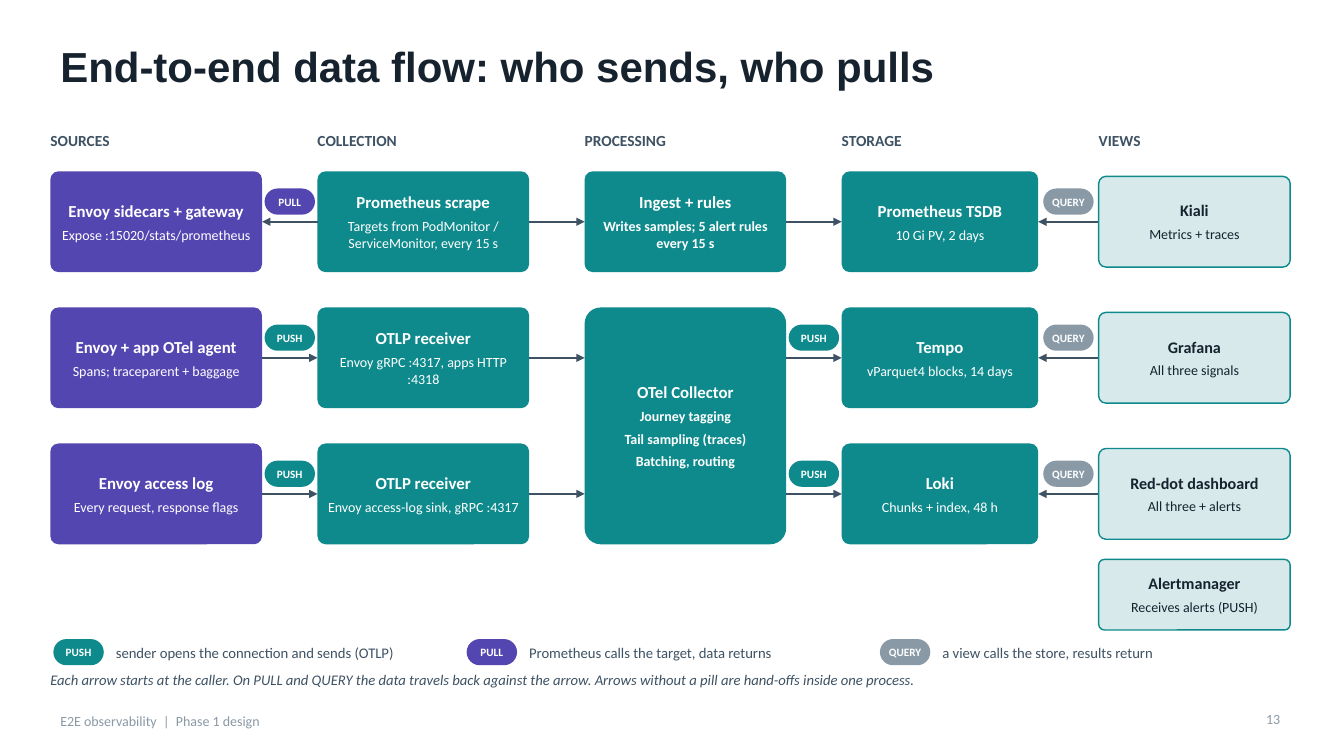
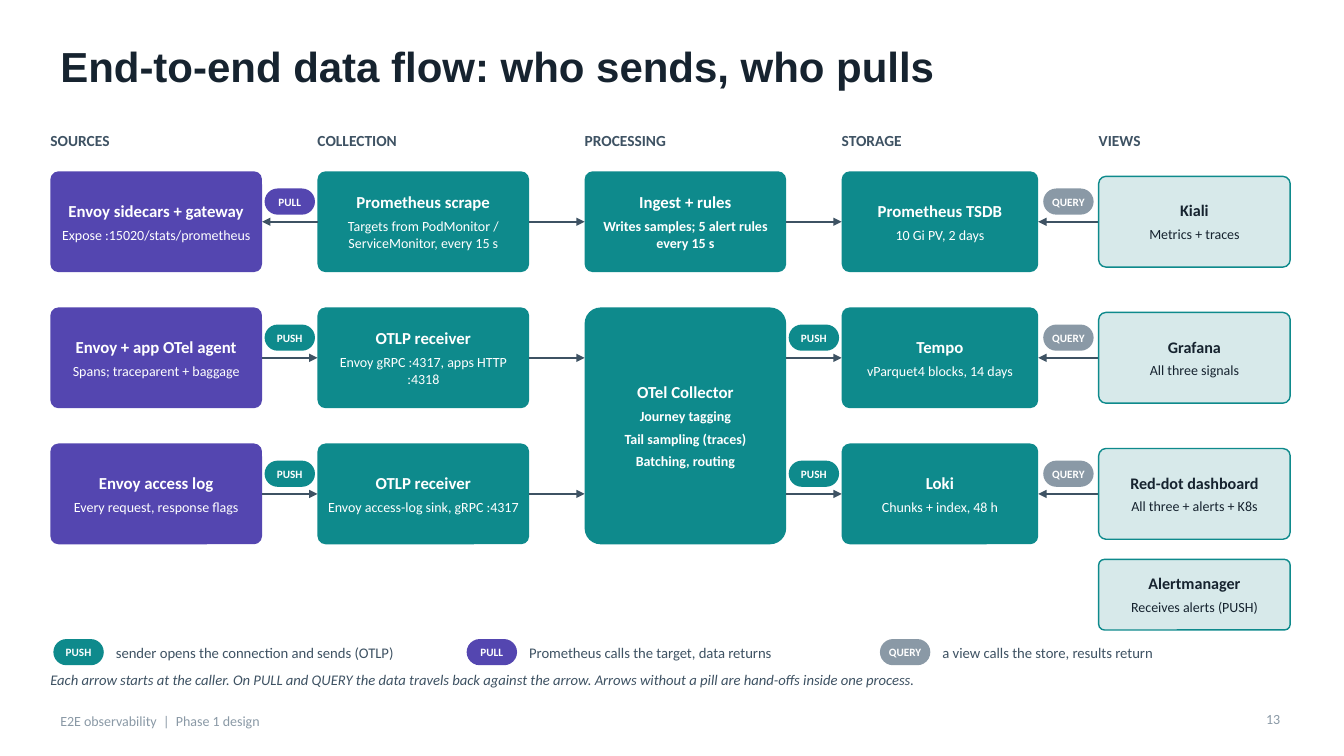
Before and after one commit to canpolatoral/monitoring-poc, a slide deck: slide 13 of docs/e2e_observability_design.pptx. Drawn at 1344x756 pixels with LibreOffice and Linux fonts; fonts in the diff are those of the drawing. Boxes give left, top, right and bottom in pixels: in the first picture for what was removed or moved away, otherwise in the second. Text is boxed around its words. In the diff, an @@ line names an element or a change of style, - is before the commit and + after.

```diff
--- a/docs/e2e_observability_design.pptx
+++ b/docs/e2e_observability_design.pptx
@@ text in rounded rectangle at box(1131, 501, 1258, 511): text changed @@
-All three + alerts
+All three + alerts + K8s
```
Also in this commit, not shown: 1 slide added, 3 other files.
